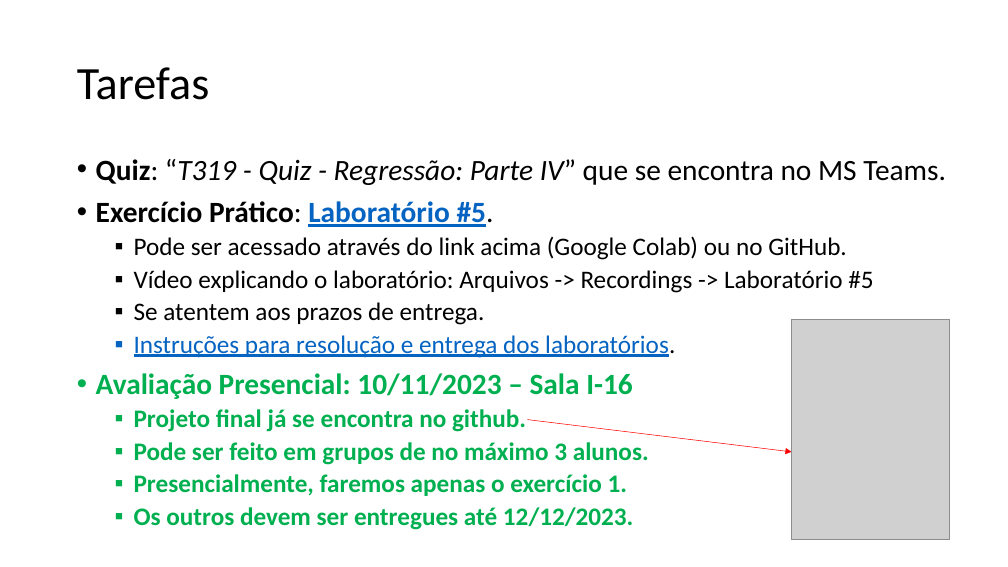
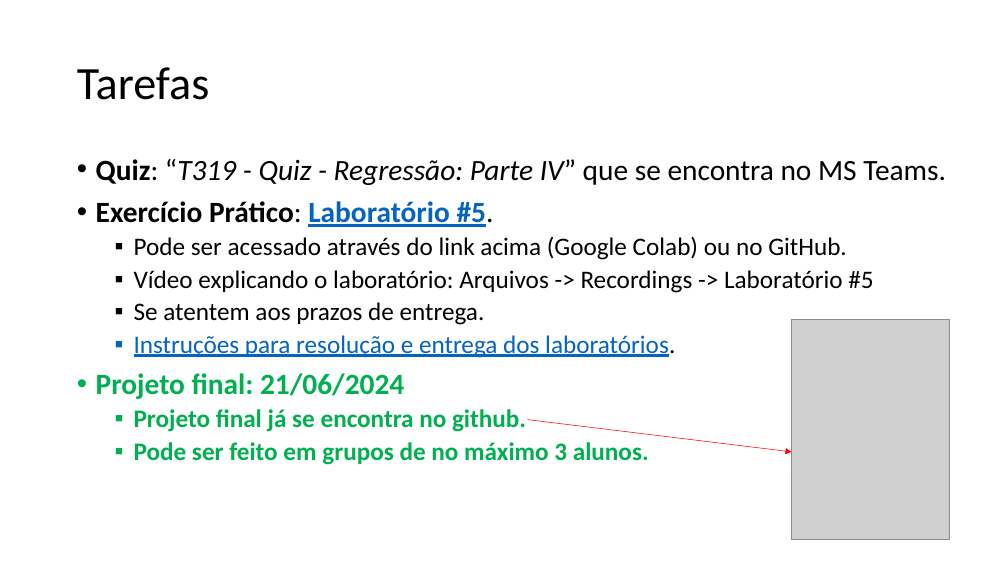
Before and after one commit to zz4fap/t319_aprendizado_de_maquina, a slide deck: slide 29 of slides/T319_Regressão_Linear (Parte IV).pptx (slide 25 before the commit). Drawn at 1008x567 pixels with LibreOffice and Linux fonts; fonts in the diff are those of the drawing; grey boxes stand for pictures. Boxes give left, top, right and bottom in pixels: in the first picture for what was removed or moved away, otherwise in the second. Text is boxed around its words. In the diff, an @@ line names an element or a change of style, - is before the commit and + after.

```diff
--- a/slides/T319_Regressão_Linear (Parte IV).pptx
+++ b/slides/T319_Regressão_Linear (Parte IV).pptx
@@ text at [96, 373, 404, 399]: text changed @@
-• Avaliação Presencial: 10/11/2023 – Sala I-16
+• Projeto final: 21/06/2024
@@ text at [134, 474, 633, 530]: paragraphs removed @@
-  ▪ Presencialmente, faremos apenas o exercício 1.
-  ▪ Os outros devem ser entregues até 12/12/2023.
```
Also in this commit, not shown: 5 other slides changed, 4 slides added, 2 other files.
